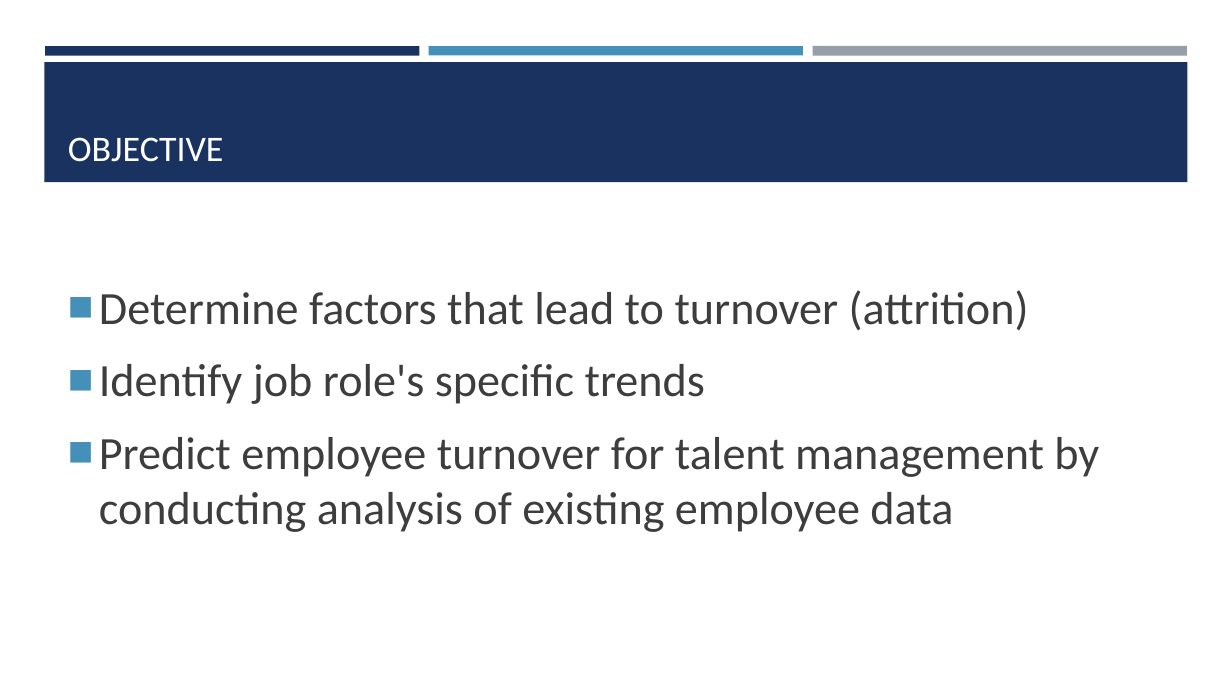
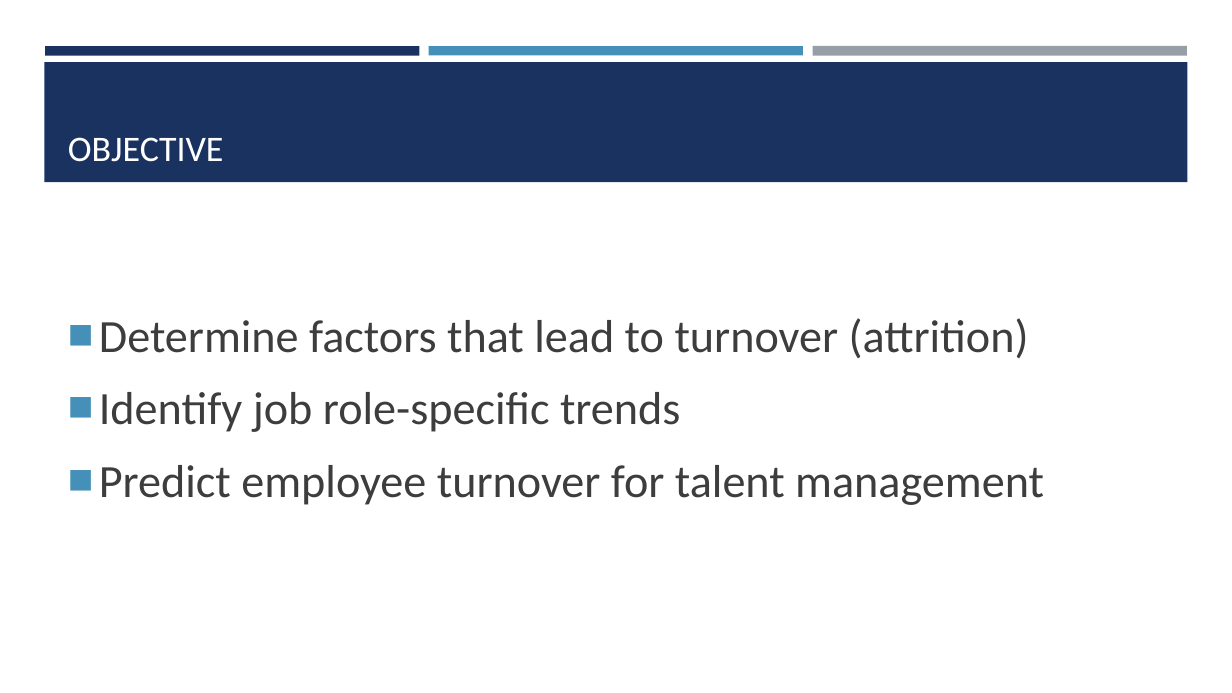
Before and after one commit to SamOnalaja/MSDS6306-404_CS2, a slide deck: slide 2 of pres/MLTran_CaseStudy_2_Presentation.pptx. Drawn at 1232x693 pixels with LibreOffice and Linux fonts; fonts in the diff are those of the drawing. Boxes give left, top, right and bottom in pixels: in the first picture for what was removed or moved away, otherwise in the second. Text is boxed around its words. In the diff, an @@ line names an element or a change of style, - is before the commit and + after.

```diff
--- a/pres/MLTran_CaseStudy_2_Presentation.pptx
+++ b/pres/MLTran_CaseStudy_2_Presentation.pptx
@@ text at (x1=99, y1=392, x2=1044, y2=505): text changed @@
-■ Identify job role's specific trends
-■ Predict employee turnover for talent management by conducting analysis of existing employee data
+■ Identify job role-specific trends
+■ Predict employee turnover for talent management
```
Also in this commit, not shown: 8 other slides changed, 2 slides added, 1 slide removed, 3 other files.
